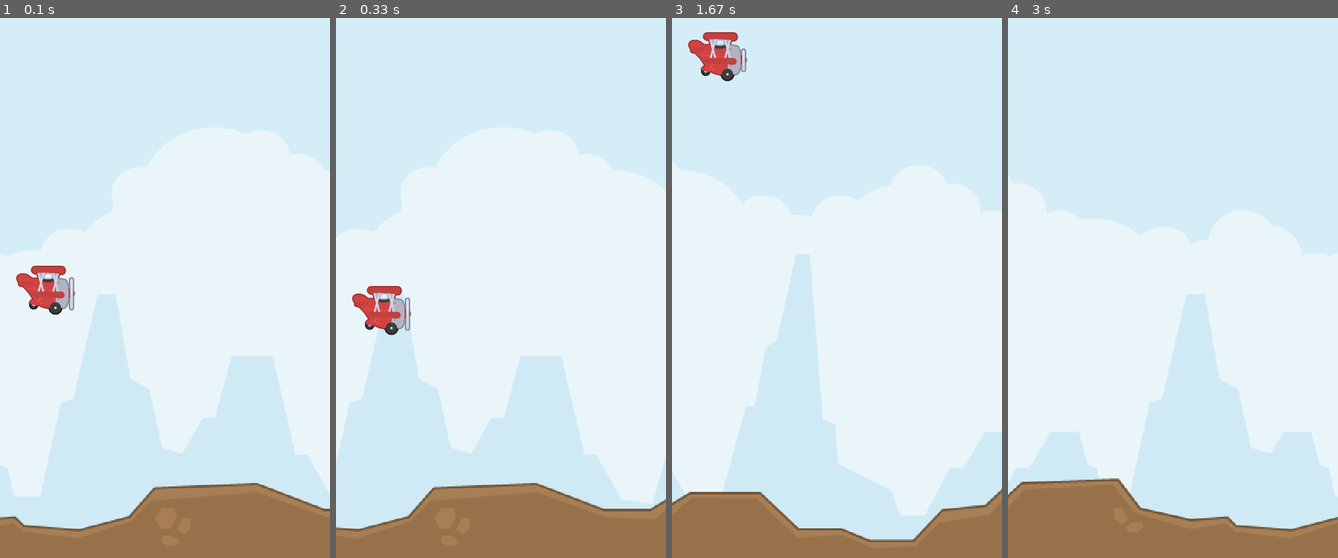
Above: before the commit, frames 1-4 (left to right).
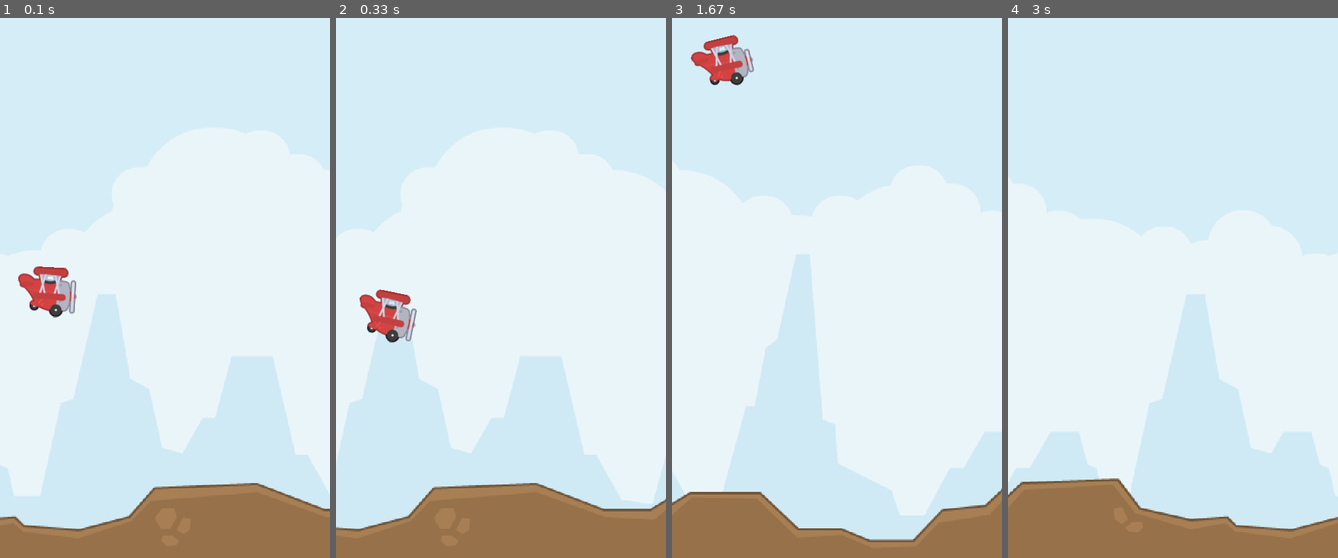
Above: after the commit, the same moments.

Repository: brccabral/Python_Pygame_SideScroller
Game: pygame game, started from code/main.py
Same seed, same stepped clock (60 frames per second), same inputs: the game is played once before the commit and once after it.
Inputs (mouse positions are in pixels of both pictures, inside the frame that each line leads up to):
- Up to frame 1 (0.1 s): no input
- Up to frame 2 (0.33 s): no input
- Up to frame 3 (1.67 s): click (837, 288) at 0.38 s; click (840, 325) at 0.72 s; click (734, 207) at 1.05 s; click (959, 477) at 1.38 s
- Up to frame 4 (3 s): click (1179, 104) at 1.72 s; click (1163, 196) at 2.55 s

The runs differ from the first frame. In frame 1, 0.6% of the frame differs, in the area x 4-24%, y 45-56%; in frame 2, 1.0%; in frame 3, 1.1%, in the area x 4-25%, y 2-13%; in frame 4, nothing differs.

Commit message:
plane rotates

Diff:
--- a/code/sprites.py
+++ b/code/sprites.py
@@ -85,7 +85,12 @@
             self.frame_index = 0
         self.image = self.frames[int(self.frame_index)]
 
+    def rotate(self):
+        rotation = -self.direction * 0.06
+        scale = 1
+        self.image = pygame.transform.rotozoom(self.image, rotation, scale)
+
     def update(self, dt: float):
         self.update_gravity(dt)
         self.animate(dt)
-        # self.rotate(dt)
+        self.rotate()
